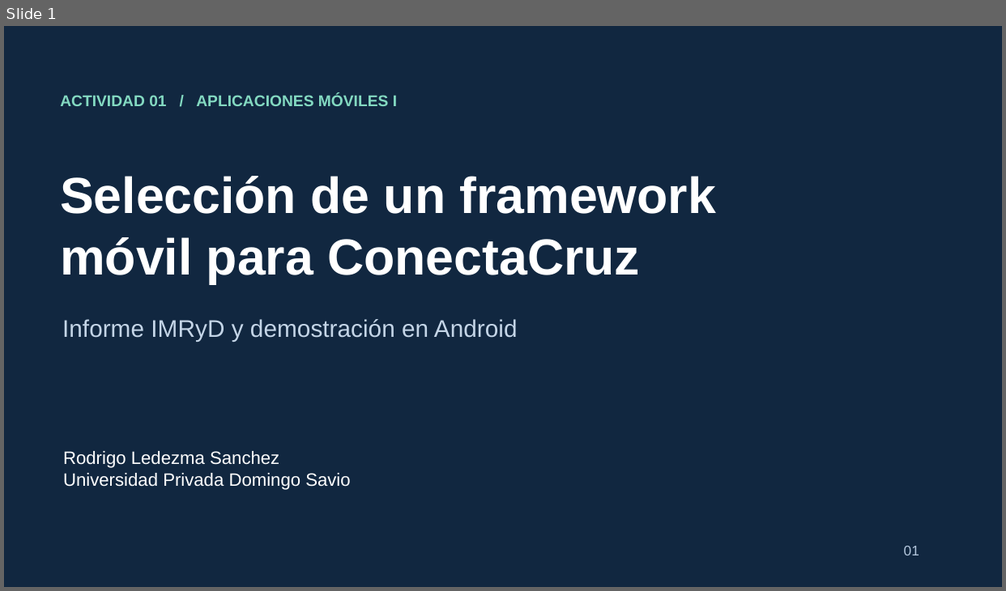
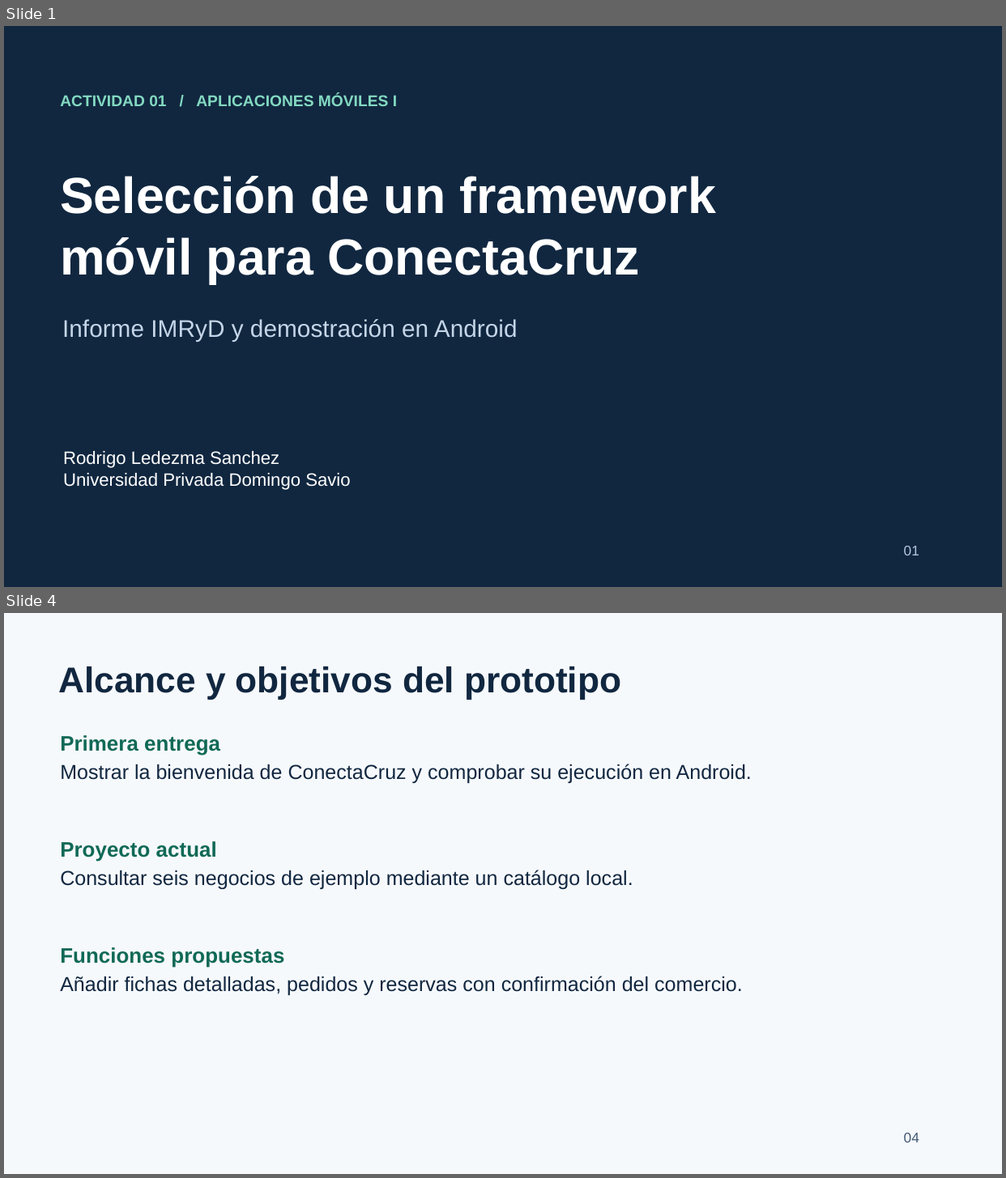
Before and after one commit to ROXIAN120/Aplicaciones-moviles-1, a slide deck: entrega_actividad_01/Presentacion_Defensa_ConectaCruz_Ampliada.pptx. Shown one above the other, each under a label of ours: slide 1 before the commit, slides 1 and 4 after it; the slides between them are not shown. The pictures are 1006x591 and 1006x1178 pixels, drawn with LibreOffice and Linux fonts; fonts in the diff are those of the drawing. Boxes give left, top, right and bottom in pixels: in the first picture for what was removed or moved away, otherwise in the second. Text is boxed around its words. In the diff, an @@ line names an element or a change of style, - is before the commit and + after.

Commit message:
Ampliar el informe y la defensa de ConectaCruz

```diff
--- a/entrega_actividad_01/Presentacion_Defensa_ConectaCruz_Ampliada.pptx
+++ b/entrega_actividad_01/Presentacion_Defensa_ConectaCruz_Ampliada.pptx
@@ slide 4 added at [4,613,1002,1174], background #F6F9FC @@
@@ text added at [58,666,621,699], 34.5 pt, text #112740, bold @@
+Alcance y objetivos del prototipo
@@ text added at [60,735,220,756], 20.2 pt, text #106956, bold @@
+Primera entrega
@@ text added at [60,764,752,784], 19.5 pt, text #112740 @@
+Mostrar la bienvenida de ConectaCruz y comprobar su ejecución en Android.
@@ text added at [60,841,217,862], 20.2 pt, text #106956, bold @@
+Proyecto actual
@@ text added at [60,870,633,890], 19.5 pt, text #112740 @@
+Consultar seis negocios de ejemplo mediante un catálogo local.
@@ text added at [60,948,284,968], 20.2 pt, text #106956, bold @@
+Funciones propuestas
@@ text added at [60,976,743,996], 19.5 pt, text #112740 @@
+Añadir fichas detalladas, pedidos y reservas con confirmación del comercio.
@@ text added at [904,1133,919,1143], 13.5 pt, text #415875 @@
+04
```
Also in this commit, not shown: 8 slides changed, 5 other slides added, 3 other files.
